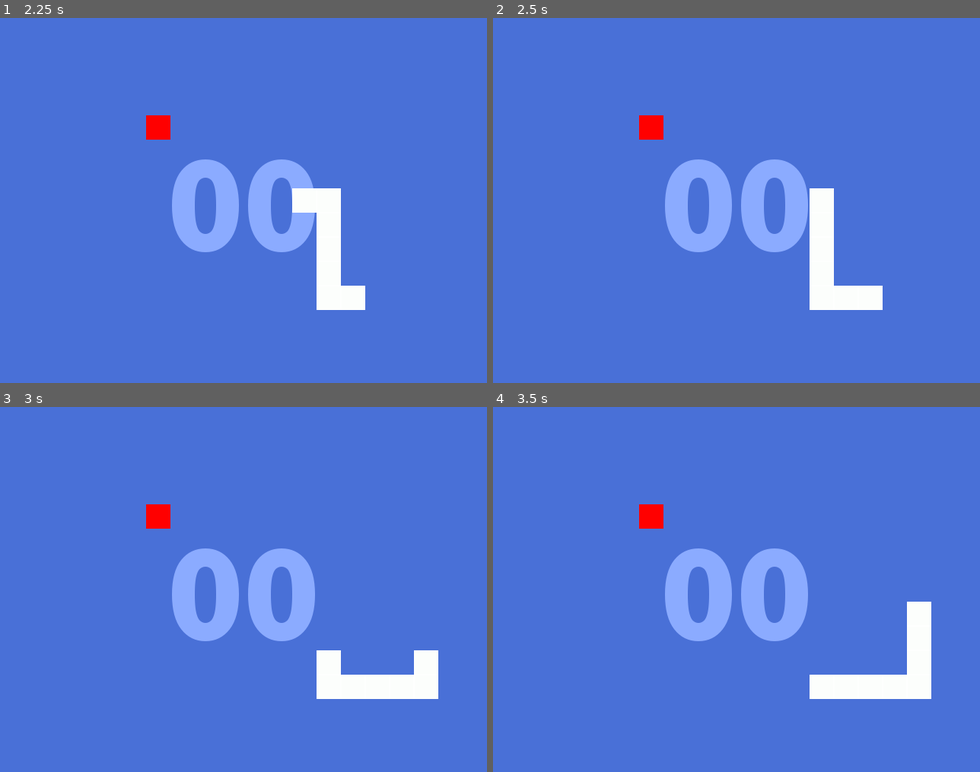
Above: before the commit, frames 1-4 (two rows, left to right).
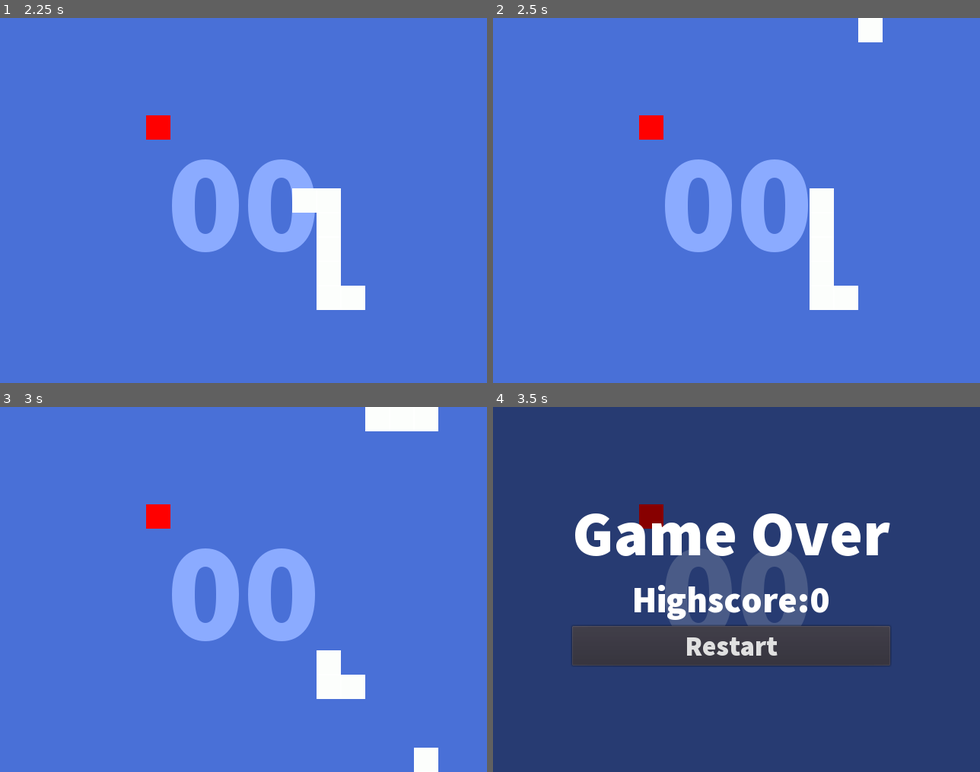
Above: after the commit, the same moments.

Repository: isaackhlam/buggy-snake
Game: Godot game, scene res://main.tscn
The game is run twice, just before and just after one commit, with the same random seed, the same clock (stepped at 60 frames per second) and the same inputs.
Inputs:
- Up to frame 1 (2.25 s): tap Enter (ui_accept) at 0.5, 0.77, 1.52 s; hold Right (ui_right) 0.53-1.28 s; hold Down (ui_down) 1.28-2.03 s; hold Right (ui_right) from 2.03 s (still down)
- Up to frame 2 (2.5 s): keep holding Right (ui_right)
- Up to frame 3 (3 s): release Right (ui_right) at 2.78 s; hold Up (ui_up) from 2.78 s (still down)
- Up to frame 4 (3.5 s): keep holding Up (ui_up); tap Enter (ui_accept) at 3.02 s

Frame 1 is identical in both runs. In frame 2, 0.7% of the frame differs, in the area x 75-80%, y 0-80%; in frame 3, 2.7%; in frame 4, 100%, in the area x 0-100%, y 0-100%.
Error before the commit: Invalid get index 'global_postion' (on base: 'Node2D'). (res://Snake.gd:56)

Commit message:
fix: cant eat issue

Diff:
--- a/Food.gd
+++ b/Food.gd
@@ -18,6 +18,7 @@
 
 func _on_Area2D_area_entered(area):
 	pass # Replace with function body.
+	print(area.get_name())
 	if area.name == "SnakeArea2D":
 		Globals.eat_food()
 		queue_free();
--- a/Snake.gd
+++ b/Snake.gd
@@ -1,5 +1,4 @@
 extends Node2D
-
 
 var bodyPart = preload("res://bodyPart.tscn")
 onready var head = get_node("headPart")
@@ -20,7 +19,7 @@
 
 
 # Called every frame. 'delta' is the elapsed time since the previous frame.
-func _process(delta):
+func _process(_delta):
 	if Input.is_action_just_pressed("ui_down"):
 		direction = Vector2(0, 1);
 	if Input.is_action_just_pressed("ui_up"):
@@ -49,13 +48,13 @@
 	var grid_size = Globals.grid_size;
 
 	if head_pos.x >= grid_size.x * cell_size:
-		segments[0].global_postion.x = 0;
+		segments[0].global_position.x = 0;
 	if head_pos.x < 0:
-		segments[0].global_postion.x = (grid_size.x - 1) * cell_size;
+		segments[0].global_position.x = (grid_size.x - 1) * cell_size;
 	if head_pos.x >= grid_size.y * cell_size:
-		segments[0].global_postion.y = 0;
+		segments[0].global_position.y = 0;
 	if head_pos.y < 0:
-		segments[0].global_postion.y = (grid_size.y - 1) * cell_size;
+		segments[0].global_position.y = (grid_size.y - 1) * cell_size;
 
 func check_game_over():
 	for i in range(1, segments.size(), 1):
--- a/headPart.tscn
+++ b/headPart.tscn
@@ -7,8 +7,8 @@
 
 [node name="headPart" instance=ExtResource( 1 )]
 
-[node name="Area2D" type="Area2D" parent="." index="1"]
+[node name="SnakeArea2D" type="Area2D" parent="." index="1"]
 
-[node name="CollisionShape2D" type="CollisionShape2D" parent="Area2D" index="0"]
+[node name="CollisionShape2D" type="CollisionShape2D" parent="SnakeArea2D" index="0"]
 position = Vector2( 16, 16 )
 shape = SubResource( 1 )
